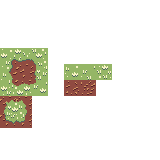
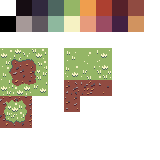
The second 160×160 image is a revision of the first. Changes to its layers:
renamed "Layer 16" to "Layer 18", painted on it over [0, 48, 112, 125]
removed layer "Layer 17" over [66, 82, 95, 94]
removed layer "Layer 15" over [0, 96, 32, 125]
removed layer "Layer 11" over [13, 48, 112, 96]
showed "Layer 3" over [0, 0, 144, 32]
